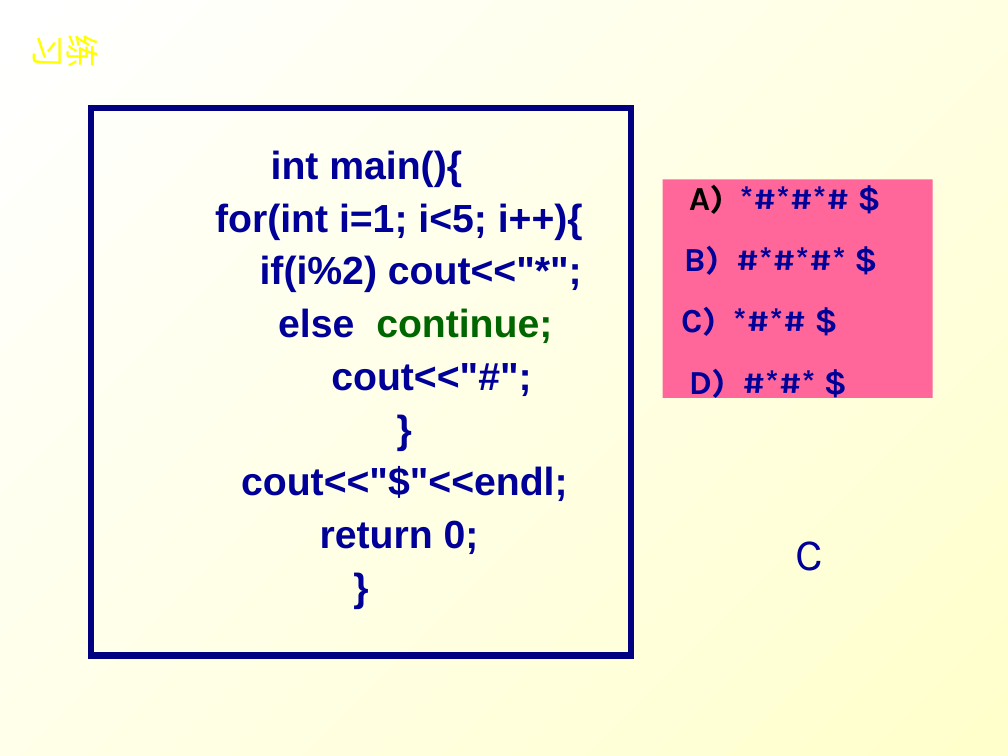
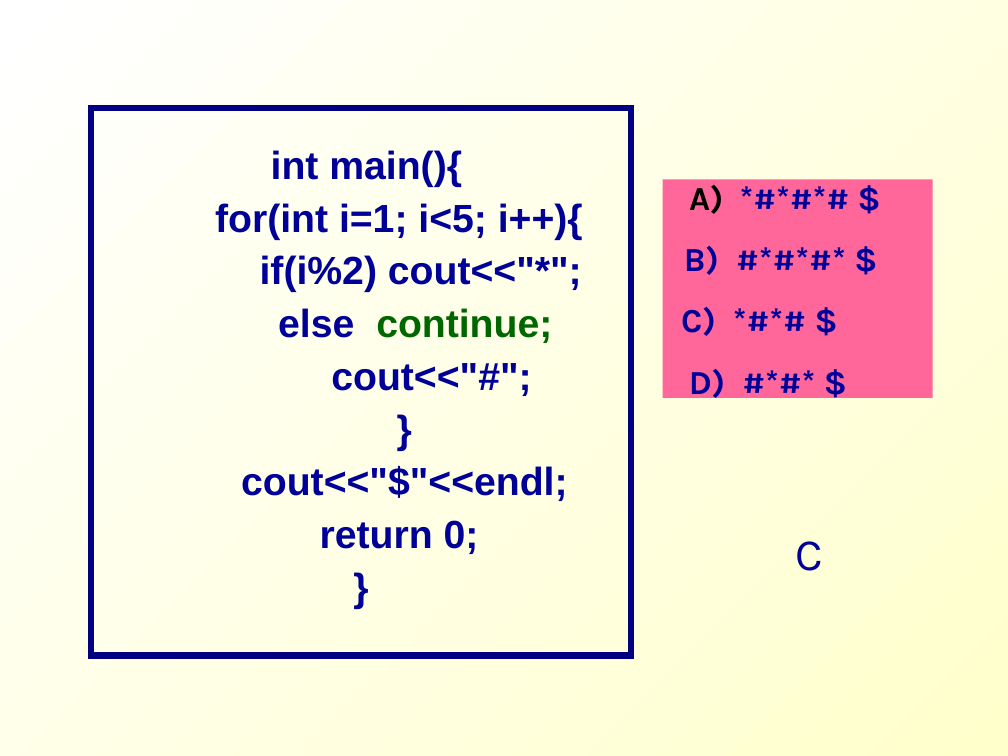
Before and after one commit to Changhe160/Changhe160.github.io, a slide deck: slide 47 of teachingRes/Cplusplus/unit02控制结构.ppt. Drawn at 1008x756 pixels with LibreOffice and Linux fonts; fonts in the diff are those of the drawing. Boxes give left, top, right and bottom in pixels: in the first picture for what was removed or moved away, otherwise in the second. Text is boxed around its words. In the diff, an @@ line names an element or a change of style, - is before the commit and + after.

```diff
--- a/teachingRes/Cplusplus/unit02控制结构.ppt
+++ b/teachingRes/Cplusplus/unit02控制结构.ppt
@@ text removed at [26, 38, 109, 66] @@
-练习
```
Also in this commit, not shown: 8 other slides changed, 1 slide added, 1 slide removed.
